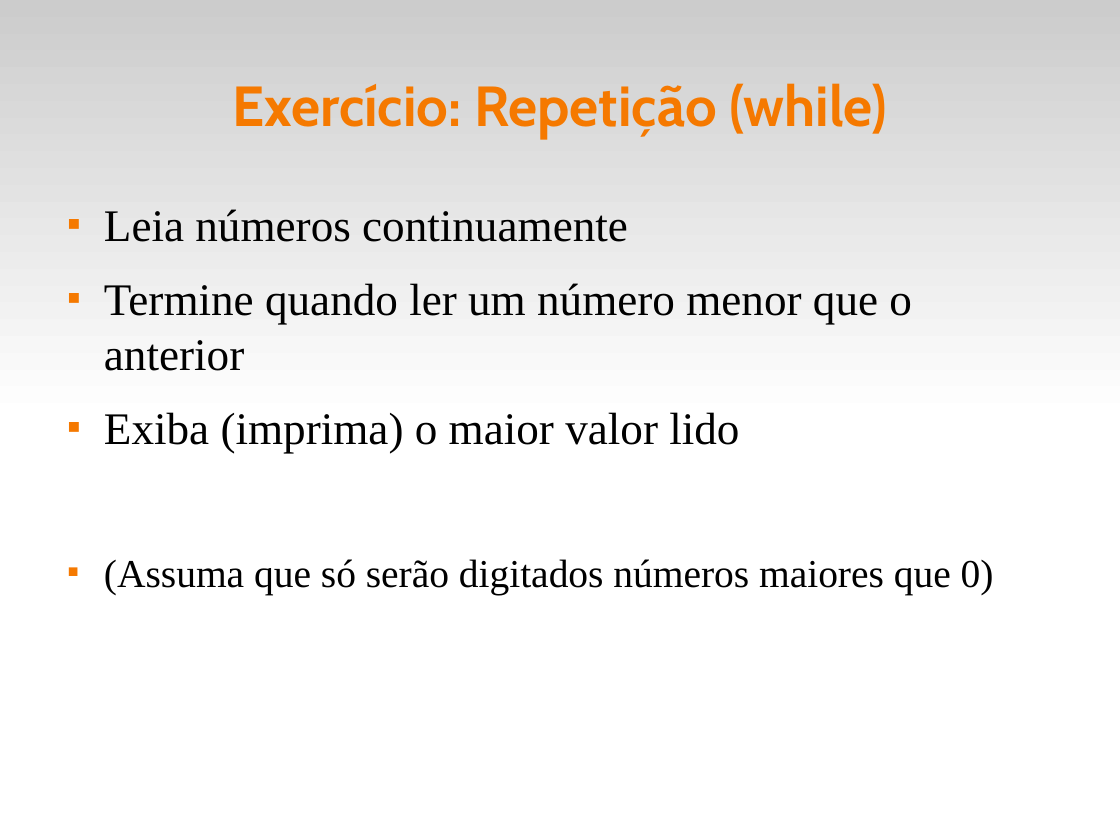
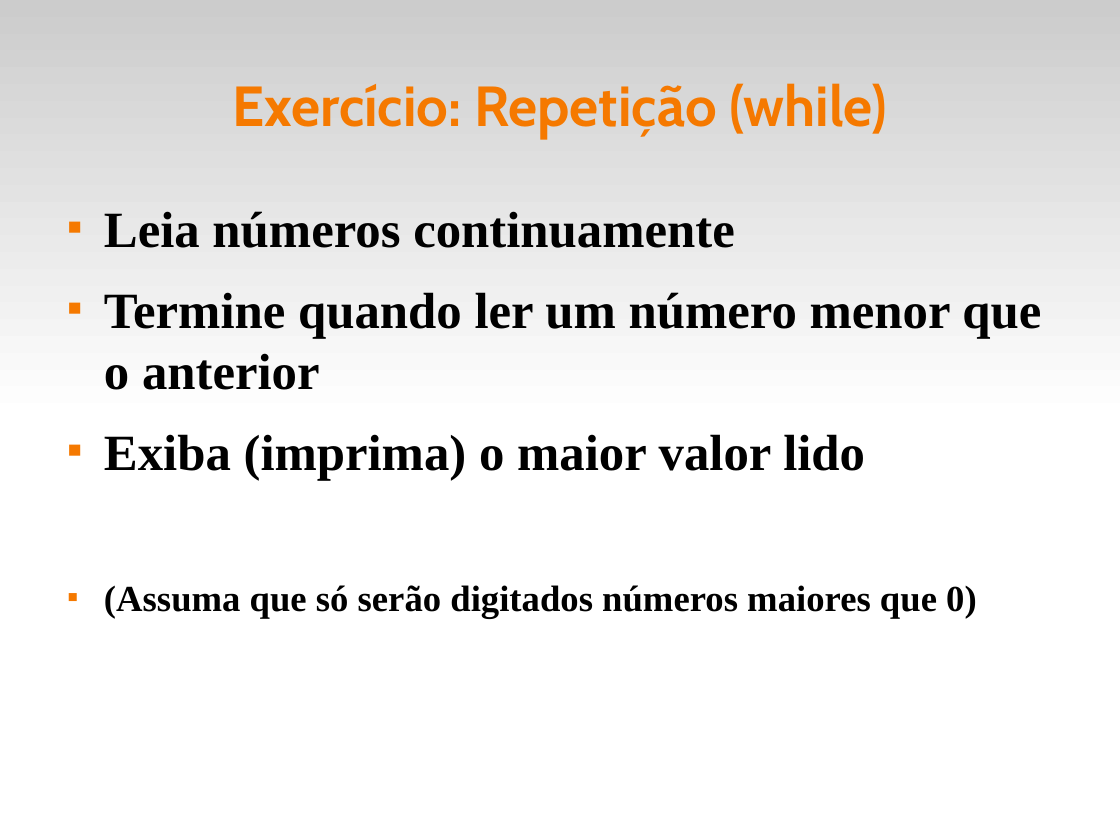
Before and after one commit to fsantanna-uerj/IPD, a slide deck: slide 25 of slides/ipd-03.odp (slide 18 before the commit). Drawn at 1120x840 pixels with LibreOffice and Linux fonts; fonts in the diff are those of the drawing. Boxes give left, top, right and bottom in pixels: in the first picture for what was removed or moved away, otherwise in the second. Text is boxed around its words. In the diff, an @@ line names an element or a change of style, - is before the commit and + after.

```diff
--- a/slides/ipd-03.odp
+++ b/slides/ipd-03.odp
@@ text "Leia números continuamente" at <box>104,211,1041,619</box>: size 32 to 36 pt in "Leia números continuamente", "Termine quando ler um número menor que ...", "Exiba (imprima) o maior valor lido"; bold on; size 28 to 26 pt in "(Assuma que só serão digitados números maiores ..." @@
```
Also in this commit, not shown: 2 other slides changed, 10 slides added, 3 other files.
